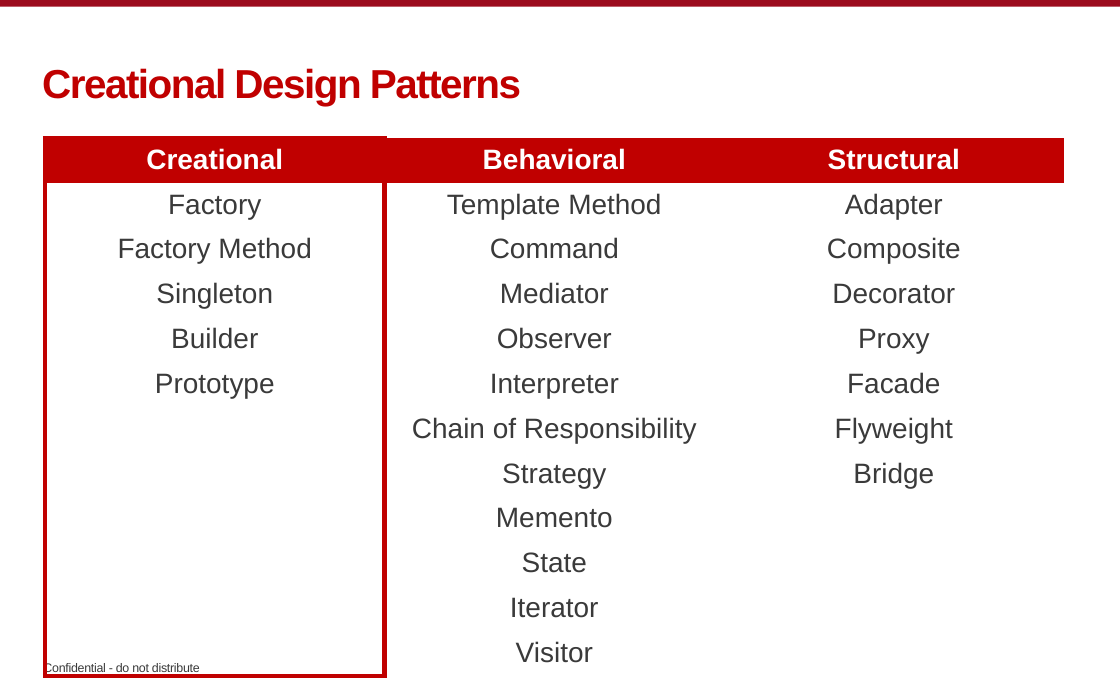
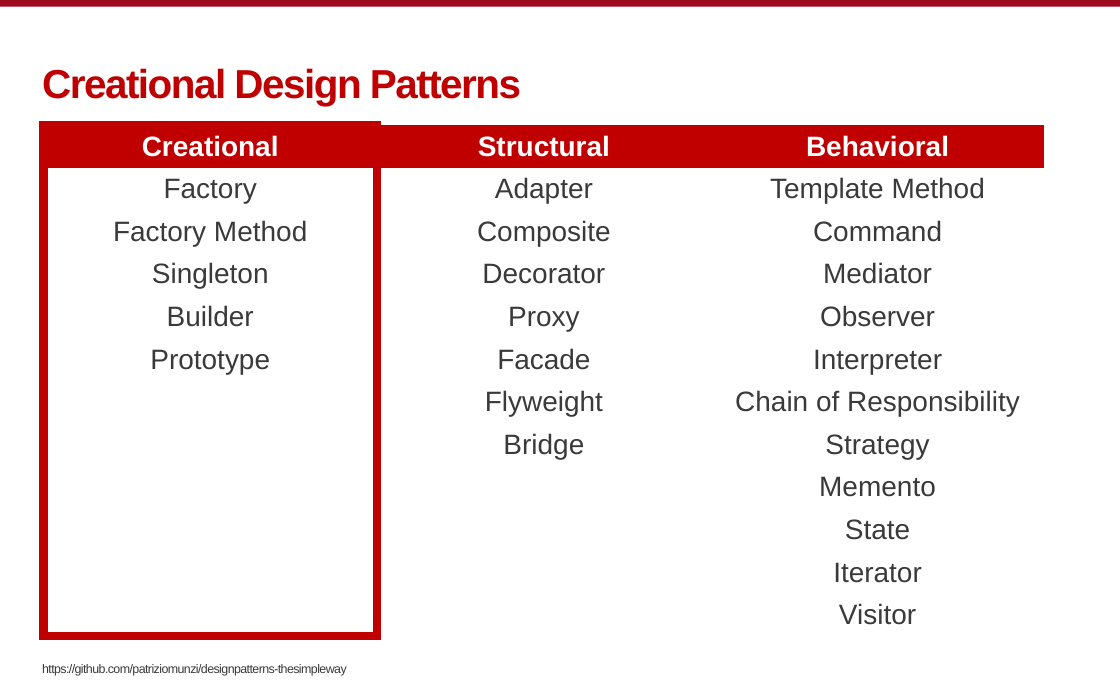
Before and after one commit to patriziomunzi/designpatterns-thesimpleway, a slide deck: slide 4 of docs/design_patterns_the_simple_way.pptx. Drawn at 1120x700 pixels with LibreOffice and Linux fonts; fonts in the diff are those of the drawing; background and template pictures are left out. Boxes give left, top, right and bottom in pixels: in the first picture for what was removed or moved away, otherwise in the second. Text is boxed around its words. In the diff, an @@ line names an element or a change of style, - is before the commit and + after.

```diff
--- a/docs/design_patterns_the_simple_way.pptx
+++ b/docs/design_patterns_the_simple_way.pptx
@@ table at (x1=44, y1=125, x2=1045, y2=629) @@
-row 1, column 2: Behavioral
+row 1, column 2: Structural
-row 1, column 3: Structural
+row 1, column 3: Behavioral
-row 2, column 2: Template Method
+row 2, column 2: Adapter
-row 2, column 3: Adapter
+row 2, column 3: Template Method
-row 3, column 2: Command
+row 3, column 2: Composite
-row 3, column 3: Composite
+row 3, column 3: Command
-row 4, column 2: Mediator
+row 4, column 2: Decorator
-row 4, column 3: Decorator
+row 4, column 3: Mediator
-row 5, column 2: Observer
+row 5, column 2: Proxy
-row 5, column 3: Proxy
+row 5, column 3: Observer
-row 6, column 2: Interpreter
+row 6, column 2: Facade
-row 6, column 3: Facade
+row 6, column 3: Interpreter
-row 7, column 2: Chain of Responsibility
+row 7, column 2: Flyweight
-row 7, column 3: Flyweight
+row 7, column 3: Chain of Responsibility
-row 8, column 2: Strategy
+row 8, column 2: Bridge
-row 8, column 3: Bridge
+row 8, column 3: Strategy
-row 9, column 2: Memento
+row 9, column 2: 
-row 9, column 3: 
+row 9, column 3: Memento
-row 10, column 2: State
+row 10, column 2: 
-row 10, column 3: 
+row 10, column 3: State
-row 11, column 2: Iterator
+row 11, column 2: 
-row 11, column 3: 
+row 11, column 3: Iterator
-row 12, column 2: Visitor
+row 12, column 2: 
-row 12, column 3: 
+row 12, column 3: Visitor
@@ borders changed @@
@@ table resized from (x1=45, y1=138, x2=1063, y2=667) to (x1=44, y1=125, x2=1045, y2=629) @@
@@ text added at (x1=42, y1=664, x2=347, y2=676), 8 pt, text #3A3A3A @@
+https://github.com/patriziomunzi/designpatterns-thesimpleway
@@ text removed at (x1=43, y1=662, x2=200, y2=675) @@
-Confidential - do not distribute
```
Also in this commit, not shown: 17 other slides changed, 1 slide added, 12 slides removed.
